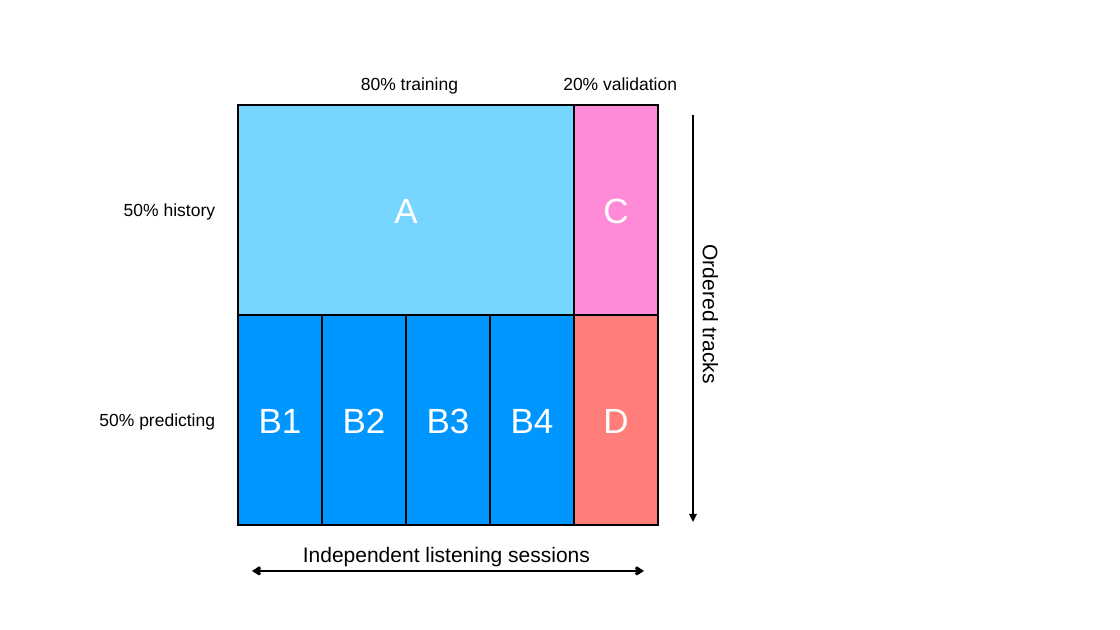
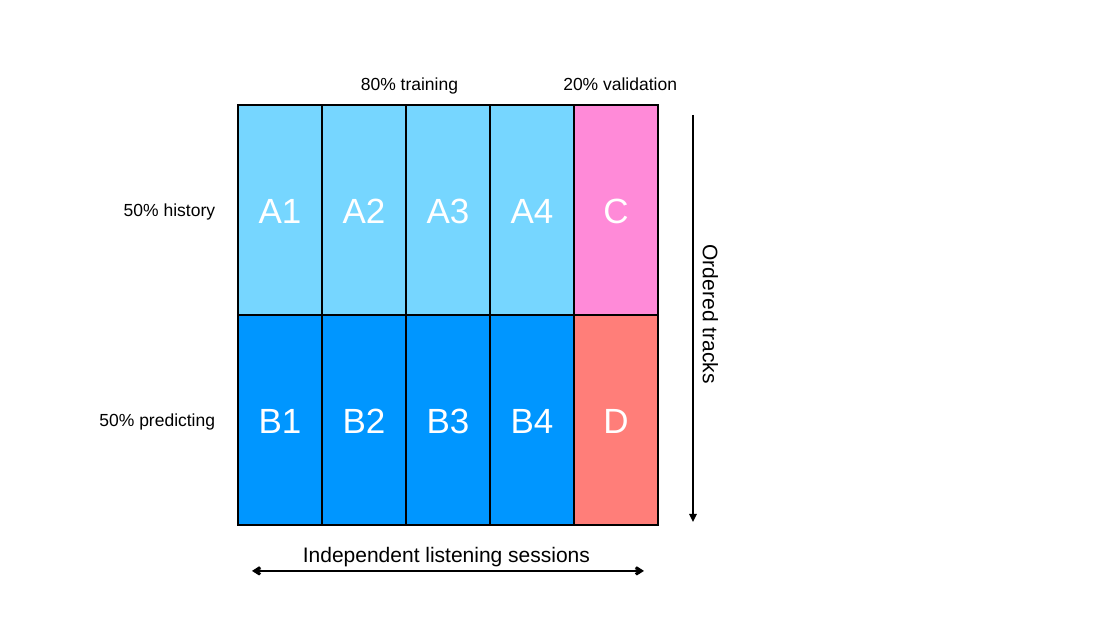
Before and after one commit to curlsloth/Capstone_Spotify-Sequential-Skip-Prediction, a slide deck: slide 1 of notes/data_splitting_plan.pptx. Drawn at 1120x630 pixels with LibreOffice and Linux fonts; fonts in the diff are those of the drawing. Boxes give left, top, right and bottom in pixels: in the first picture for what was removed or moved away, otherwise in the second. Text is boxed around its words. In the diff, an @@ line names an element or a change of style, - is before the commit and + after.

```diff
--- a/notes/data_splitting_plan.pptx
+++ b/notes/data_splitting_plan.pptx
@@ rectangle "A1": place and size @@
-rectangle "A1" at [238,105,574,315]
+rectangle "A1" at [238,105,322,315]
@@ rectangle added at [322,105,406,315], fill #76D6FF, outline #000000 1 pt, 30 pt, text #FFFFFF @@
+A2
@@ rectangle added at [406,105,490,315], fill #76D6FF, outline #000000 1 pt, 30 pt, text #FFFFFF @@
+A3
@@ rectangle added at [490,105,574,315], fill #76D6FF, outline #000000 1 pt, 30 pt, text #FFFFFF @@
+A4
@@ text in rectangle at [259,199,302,223]: text changed @@
-A
+A1
```
Also in this commit, not shown: 4 other files.
